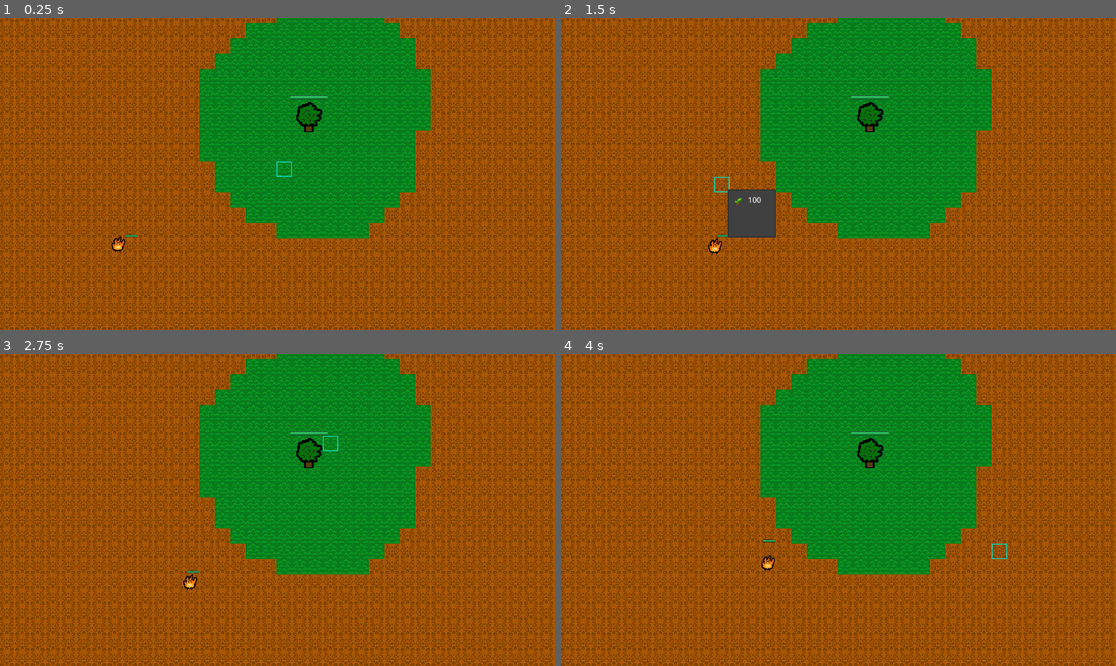
Above: before the commit, frames 1-4 (two rows, left to right).
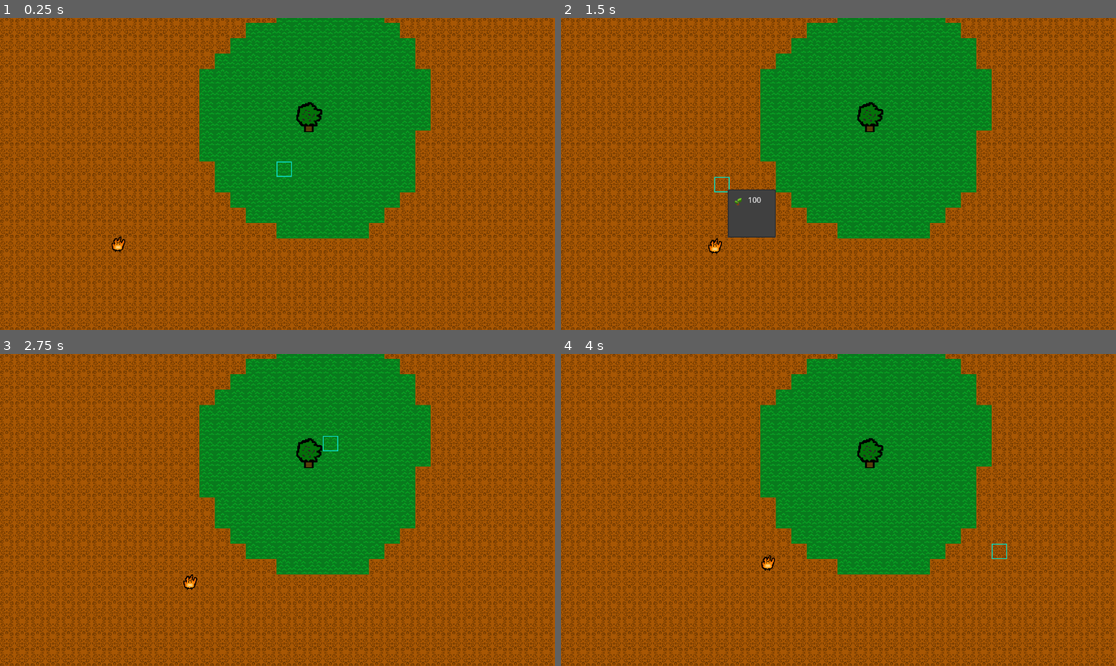
Above: after the commit, the same moments.

Repository: nmarch213/piratejam
Game: Godot game, scene res://main.tscn
Two runs of this game, one before a commit and one after it. Both use one fixed random seed, a clock stepped at 60 frames per second and the inputs below.
Inputs (mouse positions are in pixels of both pictures, inside the frame that each line leads up to):
- Up to frame 1 (0.25 s): no input
- Up to frame 2 (1.5 s): tap Enter at 0.5 s; move the mouse to (960, 158) at 0.52 s; click (960, 158) at 0.67 s; tap Space at 1.25 s; move the mouse to (727, 189) at 1.27 s; click (727, 189) at 1.42 s
- Up to frame 3 (2.75 s): move the mouse to (333, 441) at 2.02 s; click (333, 441) at 2.17 s
- Up to frame 4 (4 s): move the mouse to (810, 572) at 2.77 s; click (810, 572) at 2.92 s; move the mouse to (1005, 556) at 3.52 s; click (1005, 556) at 3.67 s

The runs differ from the first frame. In frame 1, 0.1% of the frame differs, in the area x 22-60%, y 24-71%; in frame 2, 0.1%; in frame 3, 0.1%; in frame 4, 0.1%, in the area x 36-60%, y 24-61%.

Commit message:
hide health bars if hp full, scale health bars for saplings

Diff:
--- a/components/HealthComponent.gd
+++ b/components/HealthComponent.gd
@@ -24,6 +24,8 @@
 	health_bar.max_value = MAX_HEALTH
 	damage_bar.value = health
 	damage_bar.max_value = MAX_HEALTH
+	if is_full_health():
+		health_bar.hide()
 
 func damage(attack: Attack):
 	health -= attack.damage
@@ -31,12 +33,15 @@
 	damage_bar.value = attack.damage
 	if health <= 0:
 		get_parent().queue_free()
+	health_bar.show()
 
 func heal(amount):
 	health = min(health + amount, MAX_HEALTH)
 	health_bar.value = health
+	if is_full_health():
+		health_bar.hide()
 
-func is_max_health():
+func is_full_health():
 	return health == MAX_HEALTH
 
 func _on_timer_timeout():
--- a/tree/BaseTree.gd
+++ b/tree/BaseTree.gd
@@ -4,7 +4,7 @@
 @export var sunlight_per_second = 1
 
 func _on_sun_timer_timeout():
-	if $HealthComponent.is_max_health():
+	if $HealthComponent.is_full_health():
 		SunlightManager.bank_sunlight(sunlight_per_second)
 	else:
 		$HealthComponent.heal(sunlight_per_second)
